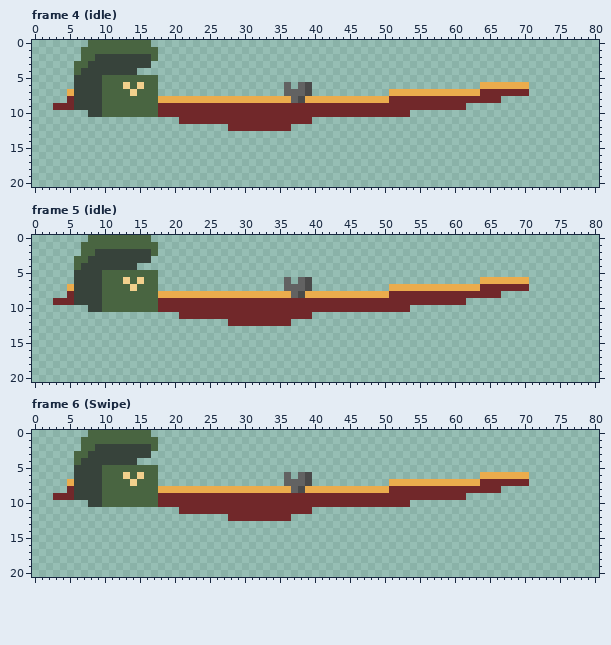
Pixel-art file -- Box of Curiosity/ArtAssets/spr_playerboat.aseprite. This is how it looked before the edit.
81x21 pixels, 10 frames. Shown: frame 4 (idle), frame 5 (idle), frame 6 (Swipe). The commit also changed other frames, which this record leaves out.
After:
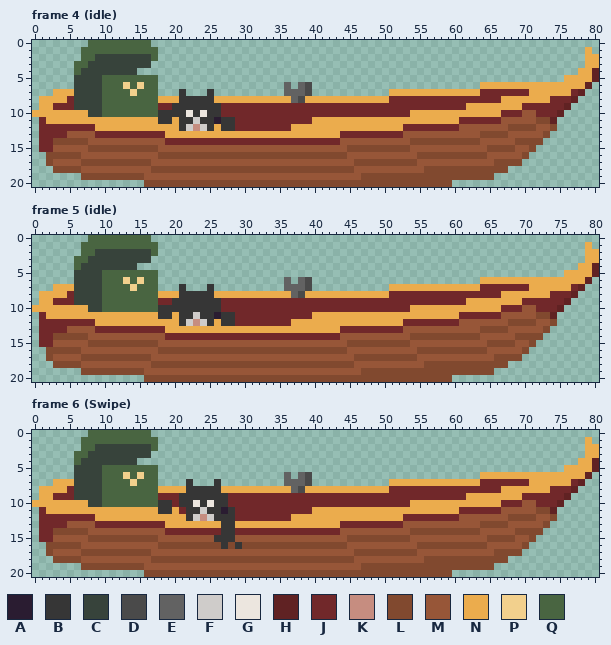
Palette (. is transparent): A #2a1c31  B #363636  C #37433b  D #4a4a4a  E #626262  F #cfccca  G #ece6df  H #602223  J #71282a  K #c68d80  L #81492f  M #975638  N #ebac4d  P #f2d08d  Q #496541
The exact change:
layer "Boat" now shown
layer "Cat" now shown
Changed rows in their new state; - is an unchanged pixel.
Frame 4 (idle), layers "Cat", "Boat":
first column x 0:
 1 -------------------------------------------------------------------------------N-
 2 -------------------------------------------------------------------------------NN
 3 -------------------------------------------------------------------------------NN
 4 ------------------------------------------------------------------------------NNH
 5 ----------------------------------------------------------------------------NNNNH
 6 -----------------------------------------------------------------------NNNNNNNNH-
 7 ---NN----------------B---B---------------------------------------------NNNNNNJH--
 8 -NNNN----------------BBBBB-----------------------------------------NNNNNNNJJJH---
 9 -NN-----------------BBBBBBB-----------------------------------NNNNNNNNJJJJJJH----
10 NNNNNNNN----------BBBBGBGBB---------------------------NNNNNNNNNNNNNJJJMMJJJH-----
11 -JNNNNNNNNNNNNNNNNBBNBBFBBABB-----------NNNNNNNNNNNNNNNNNNNNNJJJJJJMMMMMLLH------
12 -JJJJJJJJNNNNNNNNNNNNBFKFBNBB--------NNNNNNNNNNNNNNNNJJJJJJJJMMMMMMMLLLLMML------
13 -JJJJMMMMJJJJJJJJJJNNNNNNNNNNNNNNNNNNNNNNNNNJJJJJJJJJMMMMMMMMMMMLLLLMMMMML-------
14 -JJLLLLLMMMMMMMMMMMJJJJJJJJJJJJJJJJJJJJJJJJJMMMMMMMMMMLLLLLLLLLLMMMMMLLLL--------
15 -JJMMMMMLLLLLLLLLLMMMMMMMMMMMMMMMMMMMMMMMMMMMLLLLLLLLLMMMMMMMMMMMLLLLMML---------
16 --LLLLLMMMMMMMMMMMLLLLLLLLLLLLLLLLLLLLLLLLLLLMMMMMMMMMMLLLLLLLLLLMMMMML----------
17 --LMMMMLLLLLLLLLLMMMMMMMMMMMMMMMMMMMMMMMMMMMMMLLLLLLLLLMMMMMMMMMMMLLLL-----------
18 ---LLLLMMMMMMMMMMLLLLLLLLLLLLLLLLLLLLLLLLLLLLLMMMMMMMMMMLLLLLLLLLLLL-------------
19 -------LLLLLLLLLMMMMMMMMMMMMMMMMMMMMMMMMMMMMMMMLLLLLLLLLLLLLLLLLLL---------------
20 ----------------LLLLLLLLLLLLLLLLLLLLLLLLLLLLLLLLLLLLLLLLLLLL---------------------
Frame 5 (idle), layers "Cat", "Boat":
first column x 0:
 1 -------------------------------------------------------------------------------N-
 2 -------------------------------------------------------------------------------NN
 3 -------------------------------------------------------------------------------NN
 4 ------------------------------------------------------------------------------NNH
 5 ----------------------------------------------------------------------------NNNNH
 6 -----------------------------------------------------------------------NNNNNNNNH-
 7 ---NN----------------B---B---------------------------------------------NNNNNNJH--
 8 -NNNN----------------BBBBB-----------------------------------------NNNNNNNJJJH---
 9 -NN-----------------BBBBBBB-----------------------------------NNNNNNNNJJJJJJH----
10 NNNNNNNN----------BBBBBBBBB---------------------------NNNNNNNNNNNNNJJJMMJJJH-----
11 -JNNNNNNNNNNNNNNNNBBNBBFBBABB-----------NNNNNNNNNNNNNNNNNNNNNJJJJJJMMMMMLLH------
12 -JJJJJJJJNNNNNNNNNNNNBFKFBNBB--------NNNNNNNNNNNNNNNNJJJJJJJJMMMMMMMLLLLMML------
13 -JJJJMMMMJJJJJJJJJJNNNNNNNNNNNNNNNNNNNNNNNNNJJJJJJJJJMMMMMMMMMMMLLLLMMMMML-------
14 -JJLLLLLMMMMMMMMMMMJJJJJJJJJJJJJJJJJJJJJJJJJMMMMMMMMMMLLLLLLLLLLMMMMMLLLL--------
15 -JJMMMMMLLLLLLLLLLMMMMMMMMMMMMMMMMMMMMMMMMMMMLLLLLLLLLMMMMMMMMMMMLLLLMML---------
16 --LLLLLMMMMMMMMMMMLLLLLLLLLLLLLLLLLLLLLLLLLLLMMMMMMMMMMLLLLLLLLLLMMMMML----------
17 --LMMMMLLLLLLLLLLMMMMMMMMMMMMMMMMMMMMMMMMMMMMMLLLLLLLLLMMMMMMMMMMMLLLL-----------
18 ---LLLLMMMMMMMMMMLLLLLLLLLLLLLLLLLLLLLLLLLLLLLMMMMMMMMMMLLLLLLLLLLLL-------------
19 -------LLLLLLLLLMMMMMMMMMMMMMMMMMMMMMMMMMMMMMMMLLLLLLLLLLLLLLLLLLL---------------
20 ----------------LLLLLLLLLLLLLLLLLLLLLLLLLLLLLLLLLLLLLLLLLLLL---------------------
Frame 6 (Swipe), layers "Cat", "Boat":
first column x 0:
 1 -------------------------------------------------------------------------------N-
 2 -------------------------------------------------------------------------------NN
 3 -------------------------------------------------------------------------------NN
 4 ------------------------------------------------------------------------------NNH
 5 ----------------------------------------------------------------------------NNNNH
 6 -----------------------------------------------------------------------NNNNNNNNH-
 7 ---NN-----------------B---B--------------------------------------------NNNNNNJH--
 8 -NNNN-----------------BBBBB----------------------------------------NNNNNNNJJJH---
 9 -NN------------------BBBBBBB----------------------------------NNNNNNNNJJJJJJH----
10 NNNNNNNN----------BB-BBGBGBB--------------------------NNNNNNNNNNNNNJJJMMJJJH-----
11 -JNNNNNNNNNNNNNNNNBBN-BBFBBAB-----------NNNNNNNNNNNNNNNNNNNNNJJJJJJMMMMMLLH------
12 -JJJJJJJJNNNNNNNNNNNNNBFKFBBB--------NNNNNNNNNNNNNNNNJJJJJJJJMMMMMMMLLLLMML------
13 -JJJJMMMMJJJJJJJJJJNNNNNNNNBBNNNNNNNNNNNNNNNJJJJJJJJJMMMMMMMMMMMLLLLMMMMML-------
14 -JJLLLLLMMMMMMMMMMMJJJJJJJJBBJJJJJJJJJJJJJJJMMMMMMMMMMLLLLLLLLLLMMMMMLLLL--------
15 -JJMMMMMLLLLLLLLLLMMMMMMMMBBBMMMMMMMMMMMMMMMMLLLLLLLLLMMMMMMMMMMMLLLLMML---------
16 --LLLLLMMMMMMMMMMMLLLLLLLLLBLBLLLLLLLLLLLLLLLMMMMMMMMMMLLLLLLLLLLMMMMML----------
17 --LMMMMLLLLLLLLLLMMMMMMMMMMMMMMMMMMMMMMMMMMMMMLLLLLLLLLMMMMMMMMMMMLLLL-----------
18 ---LLLLMMMMMMMMMMLLLLLLLLLLLLLLLLLLLLLLLLLLLLLMMMMMMMMMMLLLLLLLLLLLL-------------
19 -------LLLLLLLLLMMMMMMMMMMMMMMMMMMMMMMMMMMMMMMMLLLLLLLLLLLLLLLLLLL---------------
20 ----------------LLLLLLLLLLLLLLLLLLLLLLLLLLLLLLLLLLLLLLLLLLLL---------------------
Changed places in both pictures, as pixel boxes (x1, y1, x2, y2):
changed: (32, 47, 599, 187)
changed: (32, 242, 599, 382)
changed: (32, 437, 599, 577)
